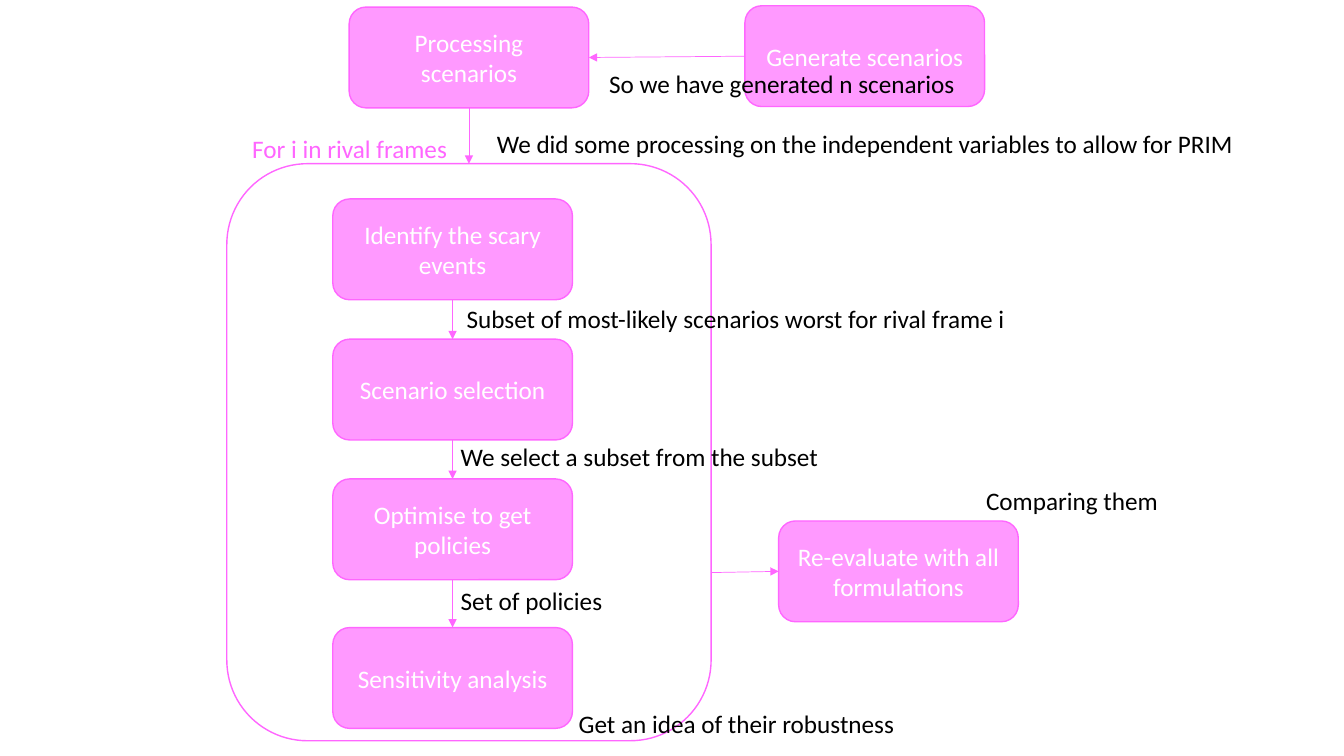
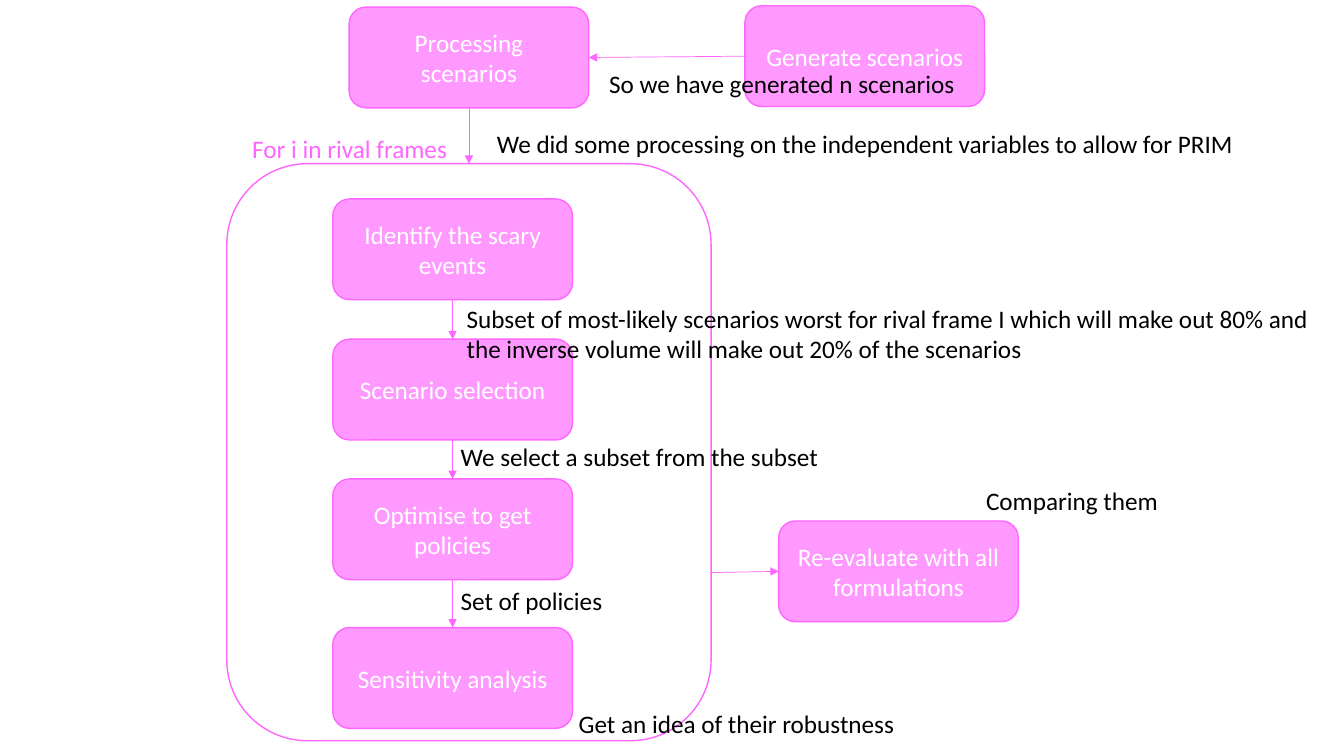
Before and after one commit to Lischip/FabiosDecisions, a slide deck: slide 3 of report/figures/flowchart.pptx. Drawn at 1344x756 pixels with LibreOffice and Linux fonts; fonts in the diff are those of the drawing. Boxes give left, top, right and bottom in pixels: in the first picture for what was removed or moved away, otherwise in the second. Text is boxed around its words. In the diff, an @@ line names an element or a change of style, - is before the commit and + after.

```diff
--- a/report/figures/flowchart.pptx
+++ b/report/figures/flowchart.pptx
@@ text at (x1=467, y1=307, x2=1308, y2=364): text changed @@
-Subset of most-likely scenarios worst for rival frame i
+Subset of most-likely scenarios worst for rival frame I which will make out 80% and the inverse volume will make out 20% of the scenarios
```
Also in this commit, not shown: 1 other slide changed, 3 other files.
